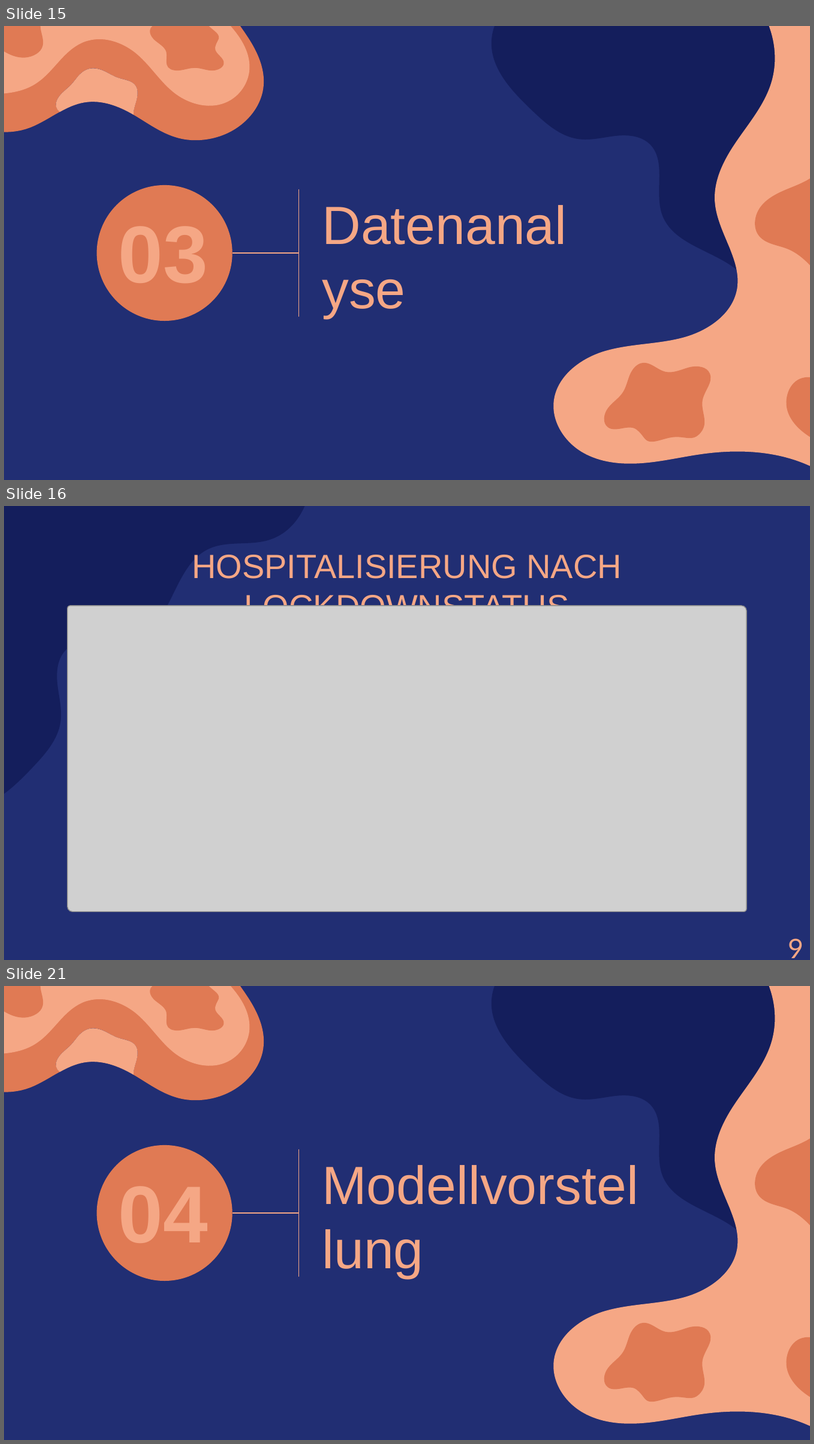
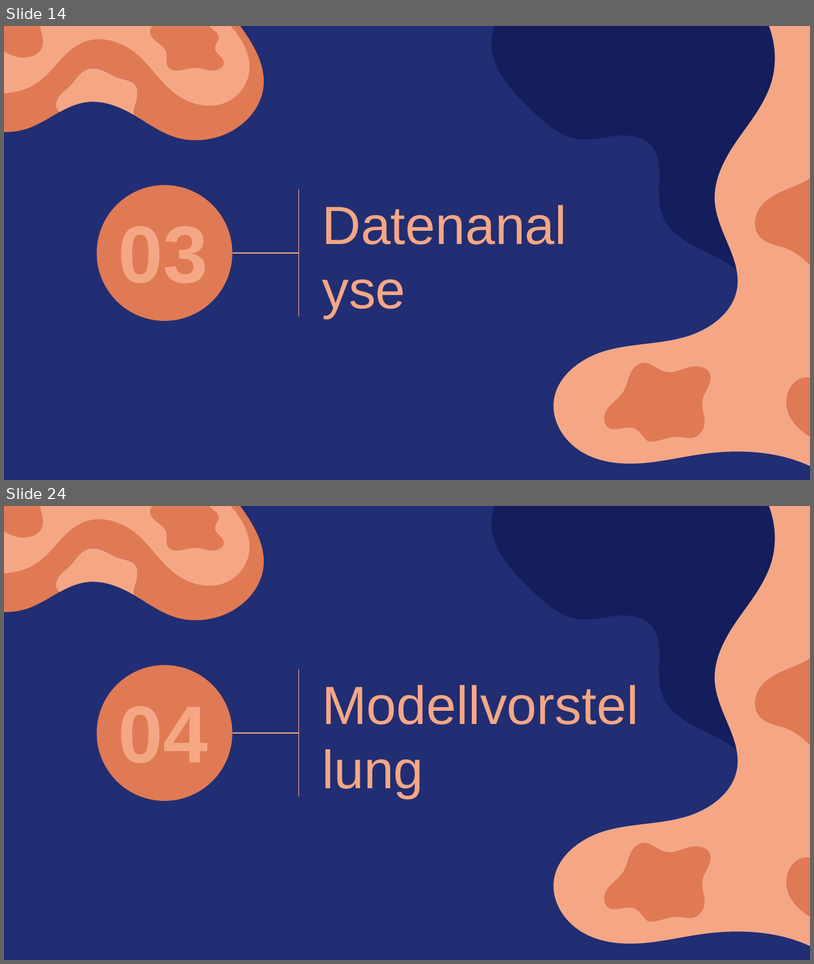
Before and after one commit to amarquard089/Covid19-Hospitalisierungsrate, a slide deck: Praesentation/COVID-19 Hospitalisierungsrate.pptx. Shown one above the other, each under a label of ours: slides 15, 16 and 21 before the commit, slides 14 and 24 after it; the slides between them are not shown. The pictures are 814x1444 and 814x964 pixels, drawn with LibreOffice and Linux fonts; fonts in the diff are those of the drawing; grey boxes stand for pictures. Boxes give left, top, right and bottom in pixels: in the first picture for what was removed or moved away, otherwise in the second. Text is boxed around its words. In the diff, an @@ line names an element or a change of style, - is before the commit and + after.

```diff
--- a/Praesentation/COVID-19 Hospitalisierungsrate.pptx
+++ b/Praesentation/COVID-19 Hospitalisierungsrate.pptx
@@ slide 16 removed at (4,506,810,960), background #212E73 @@
@@ freeform shape removed at (4,506,314,808) @@
@@ title removed at (192,555,622,606) @@
-HOSPITALISIERUNG NACH LOCKDOWNSTATUS
@@ picture removed at (68,606,747,912) @@
@@ text removed at (788,938,804,958) @@
-9
@@ what was slide 15 is now slide 14 @@
@@ what was slide 21 is now slide 24 @@
```
Also in this commit, not shown: 6 slides changed, 8 slides added, 4 other slides removed, 20 other files.
